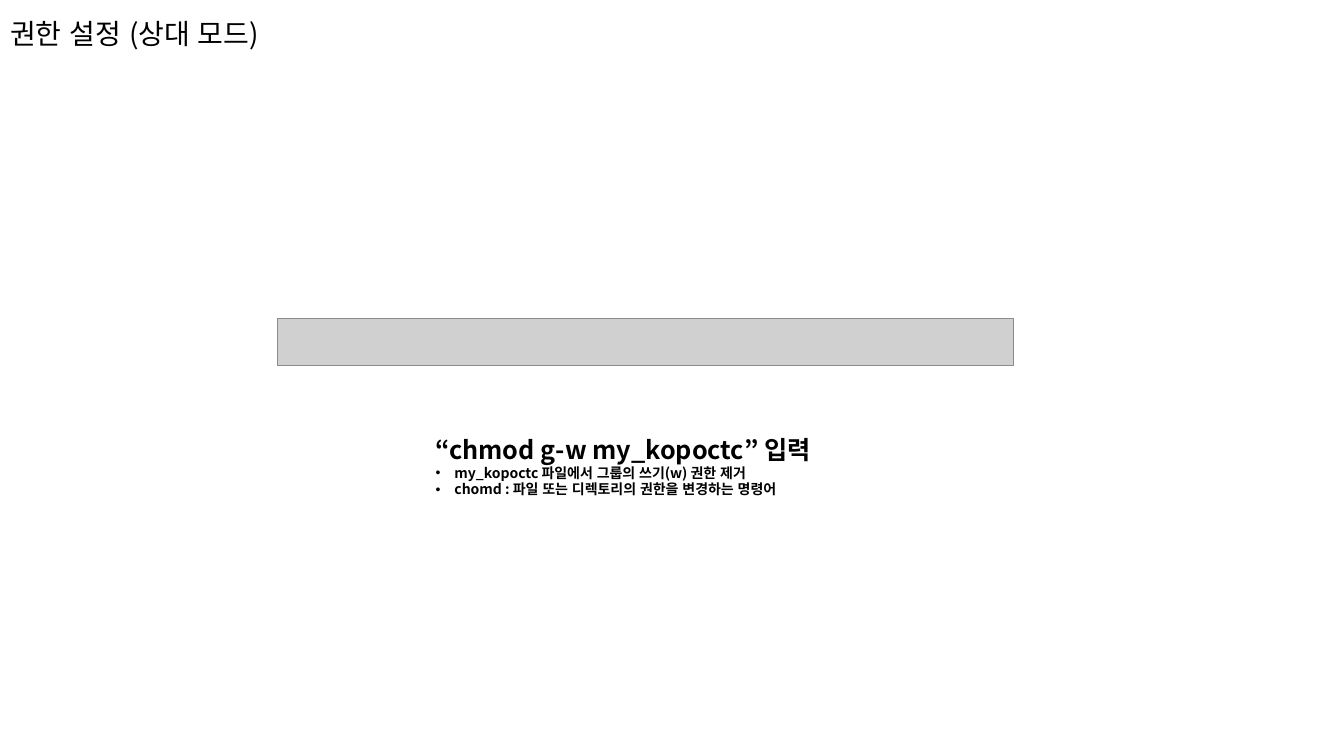
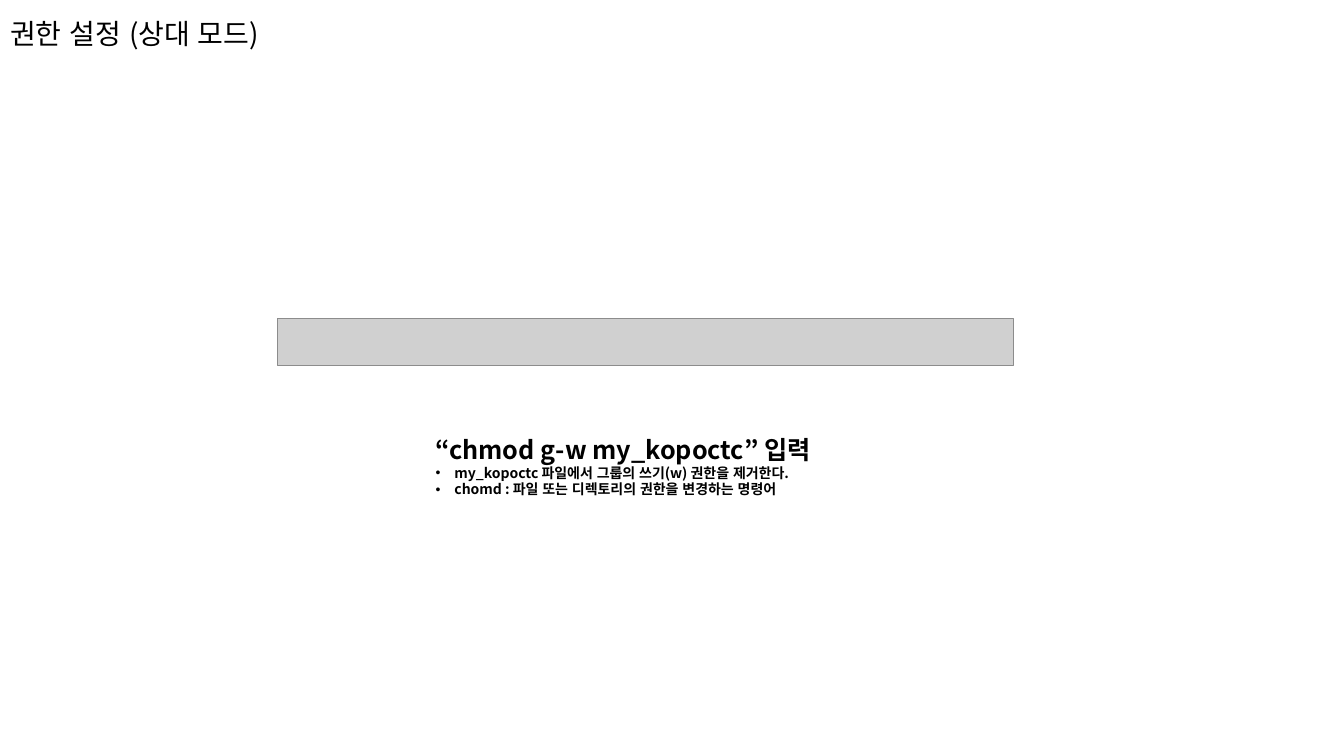
Before and after one commit to limmiseon/Linux, a slide deck: slide 51 of 34_임미선_과제_20220317_5강.pptx. Drawn at 1344x756 pixels with LibreOffice and Linux fonts; fonts in the diff are those of the drawing; grey boxes stand for pictures. Boxes give left, top, right and bottom in pixels: in the first picture for what was removed or moved away, otherwise in the second. Text is boxed around its words. In the diff, an @@ line names an element or a change of style, - is before the commit and + after.

```diff
--- a/34_임미선_과제_20220317_5강.pptx
+++ b/34_임미선_과제_20220317_5강.pptx
@@ text at (x1=454, y1=464, x2=789, y2=481): text changed @@
-• my_kopoctc 파일에서 그룹의 쓰기(w) 권한 제거
+• my_kopoctc 파일에서 그룹의 쓰기(w) 권한을 제거한다.
```
Also in this commit, not shown: 11 other slides changed, 1 slide added, 1 slide removed, 1 other file.
